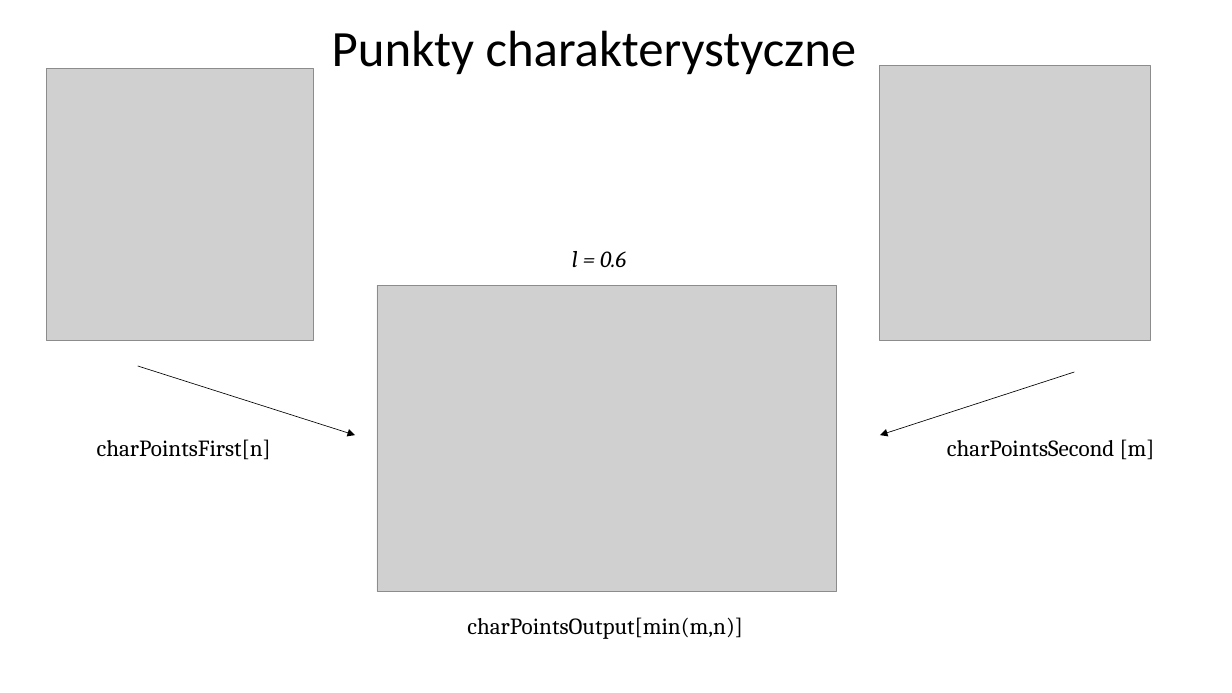
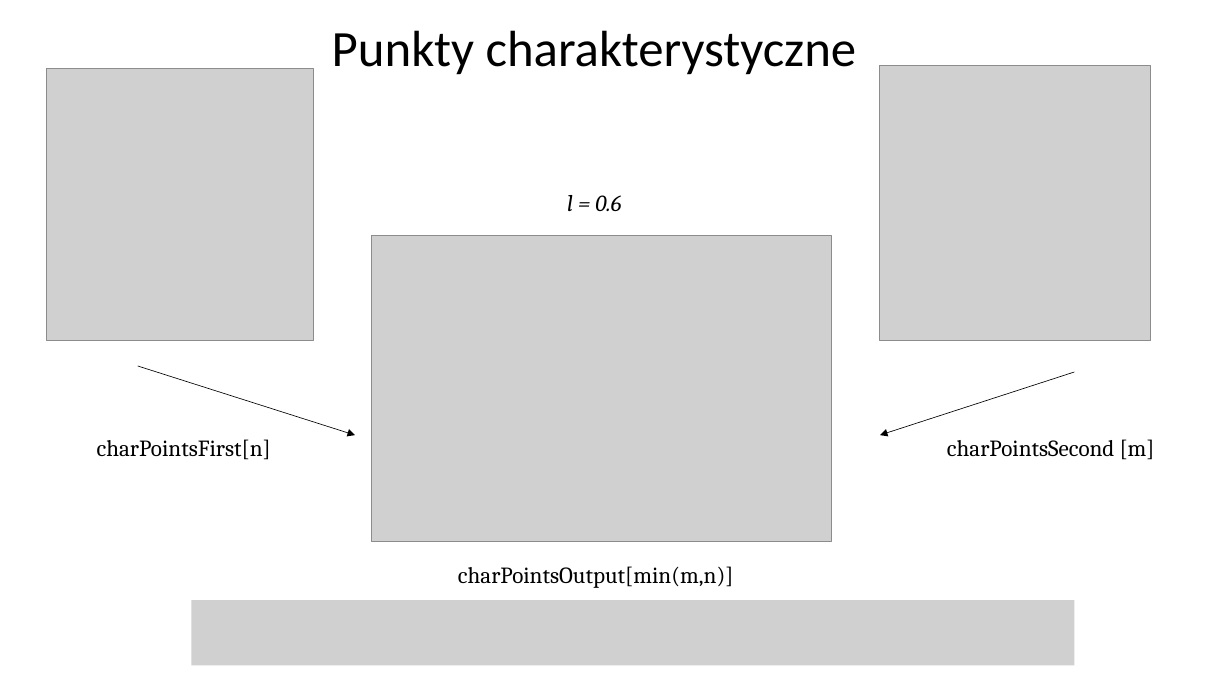
Before and after one commit to Gazda70/Image-Morphing, a slide deck: slide 6 of Morphing obrazów.pptx. Drawn at 1232x693 pixels with LibreOffice and Linux fonts; fonts in the diff are those of the drawing; grey boxes stand for pictures. Boxes give left, top, right and bottom in pixels: in the first picture for what was removed or moved away, otherwise in the second. Text is boxed around its words. In the diff, an @@ line names an element or a change of style, - is before the commit and + after.

```diff
--- a/Morphing obrazów.pptx
+++ b/Morphing obrazów.pptx
@@ text "l = 0.6": place and size @@
-text "l = 0.6" at [572, 251, 626, 267]
+text "l = 0.6" at [567, 195, 621, 211]
@@ picture: place and size @@
-picture at [377, 286, 837, 592]
+picture at [372, 236, 832, 543]
@@ text "charPointsOutput[min(m,n)]": place and size @@
-text "charPointsOutput[min(m,n)]" at [467, 617, 743, 639]
+text "charPointsOutput[min(m,n)]" at [458, 566, 734, 588]
@@ picture added at [191, 601, 1075, 666] @@
```
Also in this commit, not shown: 1 other slide changed, 5 slides added, 2 slides removed, 2 other files.
